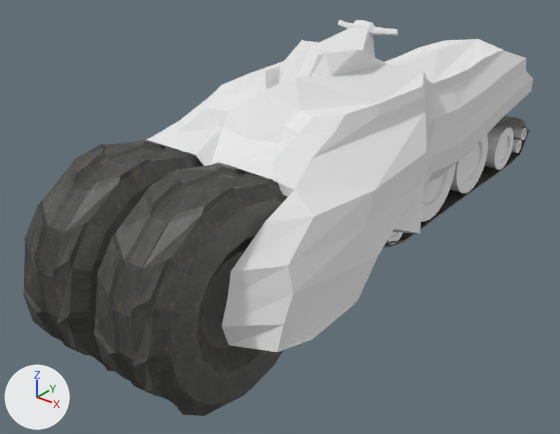
An edit to the Blender file Assets/Models/Decor/Shredder.blend, drawn before and after from the same camera.
The view is the same before and after, from a 50 mm camera at (5.35, -10.33, 4.19) aimed at (-0.69, -2.77, -0.5). Arrows for +X, +Y and +Z are at lower left; the lights stay in place.
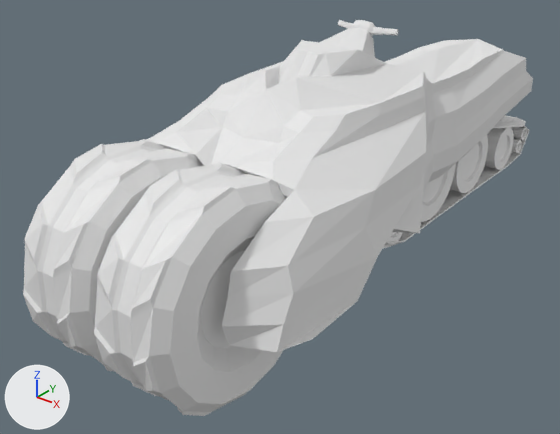
What differs and where, as boxes [x1, y1, x2, y2] in the pictures (560 x 434 px):
'Cylinder.001', recoloured (grey to white): [94, 162, 287, 416] in both
'Cylinder', recoloured (grey to white): [23, 139, 203, 371] in both
'Cube.001', recoloured (black to grey): [383, 115, 530, 249] in both

The change in detail:
me_cube_001 has 56 vertices, 50 faces and spans x -1.0..1.0, y -1.22..1.16, z -0.28..0.17.
me_cube_001 no longer uses material mat_rubber_albedo_png (picture img_rubber_albedo_png).
me_cylinder has 256 vertices, 242 faces and spans x -1.03..1.03, y -1.03..1.03, z -1.32..1.32.
me_cylinder no longer uses material mat_rubber_albedo_png (picture img_rubber_albedo_png).
me_cylinder_003 has 256 vertices, 242 faces and spans x -1.03..1.03, y -1.03..1.03, z -1.32..1.32.
me_cylinder_003 no longer uses material mat_rubber_albedo_png (picture img_rubber_albedo_png).
